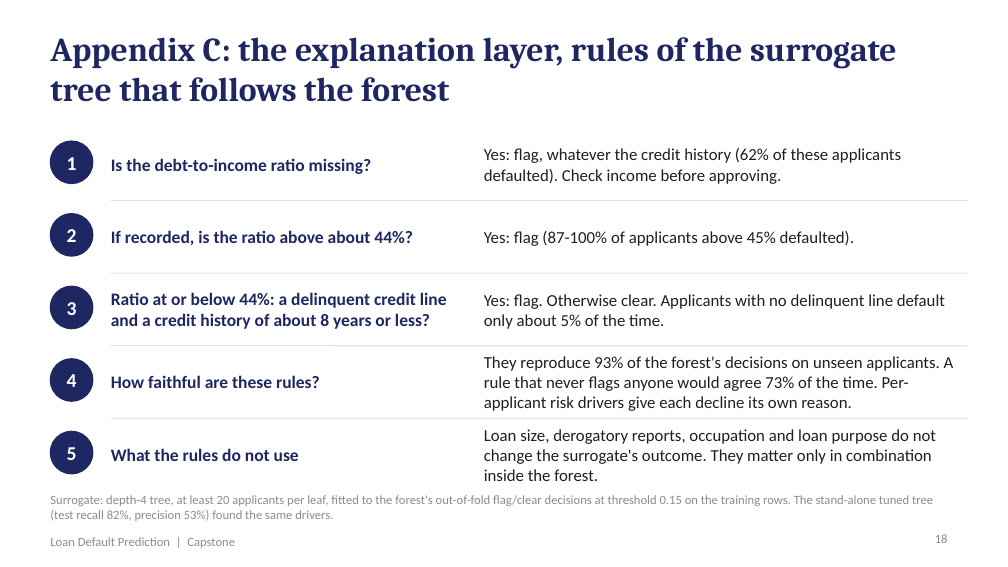
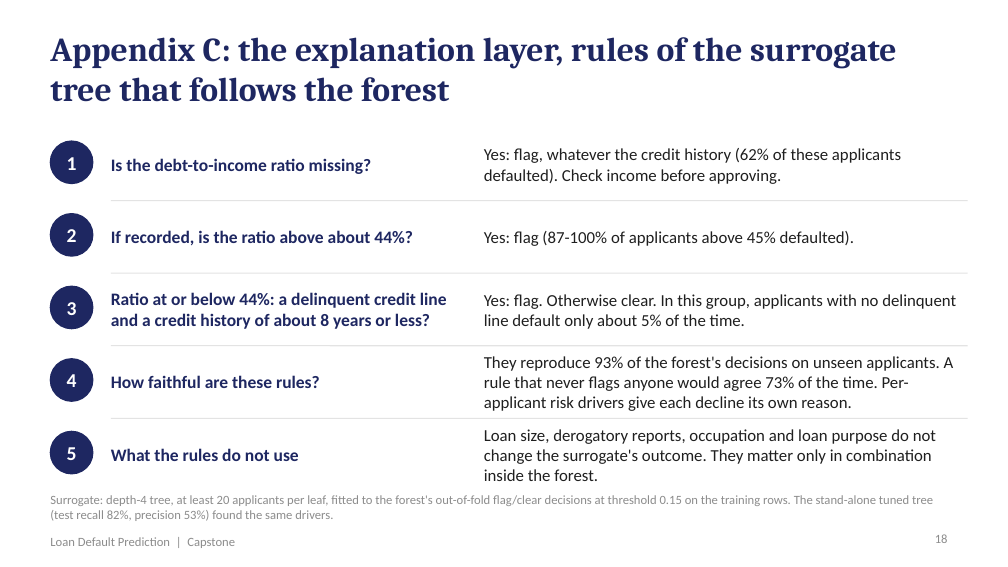
Before and after one commit to shubham1891/Personal-code, a slide deck: slide 18 of presentation/Loan_Default_Prediction_Presentation.pptx. Drawn at 1008x567 pixels with LibreOffice and Linux fonts; fonts in the diff are those of the drawing. Boxes give left, top, right and bottom in pixels: in the first picture for what was removed or moved away, otherwise in the second. Text is boxed around its words. In the diff, an @@ line names an element or a change of style, - is before the commit and + after.

```diff
--- a/presentation/Loan_Default_Prediction_Presentation.pptx
+++ b/presentation/Loan_Default_Prediction_Presentation.pptx
@@ text at (x1=484, y1=294, x2=956, y2=329): text changed @@
-Yes: flag. Otherwise clear. Applicants with no delinquent line default only about 5% of the time.
+Yes: flag. Otherwise clear. In this group, applicants with no delinquent line default only about 5% of the time.
```
Also in this commit, not shown: 8 other slides changed, 2 other files.
